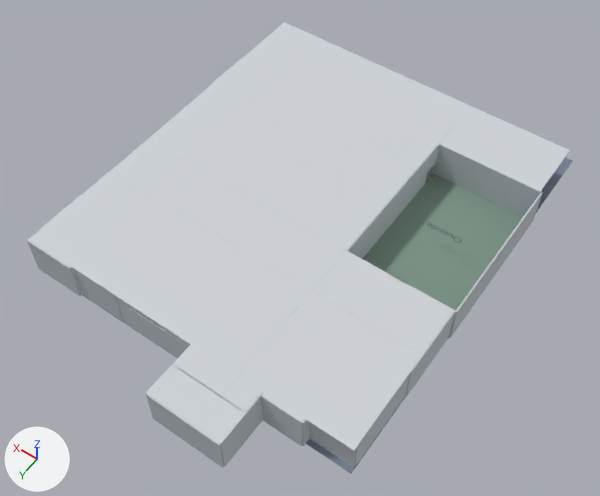
The Blender file assets.blend, before and after one commit.
Before and after are seen from a 50 mm camera at (-20.6, 45.4, 82.2) aimed at (16.7, -6.7, 0.3). Lighting does not change. The marker at lower left points along +X, +Y and +Z. The picture after the commit comes second.

The scene before the commit, as lines of its bpy script (objects in view):
```python
me_cafeteria___north_wall_mesh = bpy.data.meshes.new('Cafeteria - North Wall Mesh')
me_cafeteria___north_wall_mesh.from_pydata(...)  # a box spanning x 30.8..37.8, y -0.11..0.11, z 0.14..5.64
me_cafeteria___north_wall_mesh.materials.append(mat_walls___blue_gray_plaster)  # light grey #c4cad0
me_interior_roof_shell_mesh_001 = bpy.data.meshes.new('Interior roof shell mesh.001')
me_interior_roof_shell_mesh_001.from_pydata(...)  # 7712 vertices, 5784 faces; spans x -4.7..40.9, y -36.4..17.1, z 5.5..5.7
me_interior_roof_shell_mesh_001.materials.append(mat_ceilings___warm_light_gray)  # light grey #d0d4d8
me_outside___east_wall_mesh_001 = bpy.data.meshes.new('Outside - East Wall Mesh.001')
me_outside___east_wall_mesh_001.from_pydata(...)  # 16 vertices, 12 faces; spans x 9.5..9.7, y -27.8..-6.1, z 0.1..5.6
me_outside___east_wall_mesh_001.materials.append(mat_walls___blue_gray_plaster)  # light grey #c4cad0
ob_cafeteria___north_wall = bpy.data.objects.new('Cafeteria - North Wall', me_cafeteria___north_wall_mesh)
ob_cafeteria___north_wall.parent = ob_cafeteria_floor
ob_cafeteria___north_wall.location = (0.0, 0.0, 0.0)
ob_interior_roof_shell = bpy.data.objects.new('Interior Roof Shell', me_interior_roof_shell_mesh_001)
ob_interior_roof_shell.location = (0.0, 0.0, 0.0)
ob_outside___east_wall = bpy.data.objects.new('Outside - East Wall', me_outside___east_wall_mesh_001)
ob_outside___east_wall.parent = ob_outside_floor
ob_outside___east_wall.matrix_parent_inverse = Matrix(((0.454, 0.0, 0.0, 7.839), (0.0, 0.592, 0.0, -14.17), (0.0, 0.0, 0.933, 0.0), (0.0, 0.0, 0.0, 1.0)))
ob_outside___east_wall.location = (0.0, 0.0, 0.0)
# also in view: 'Gym - West Wall' at (-4.7, -1.4, 2.9); 'School - North Exterior Wall' at (21.6, 12.5, 2.8); 'Storage Closet - North Wall' at (3.7, 14.5, 2.9); 'School Site Floor - circulation' at (18.0, -13.3, 0.1); 'Outside - South Wall' at (2.3, -27.8, 2.9)
```
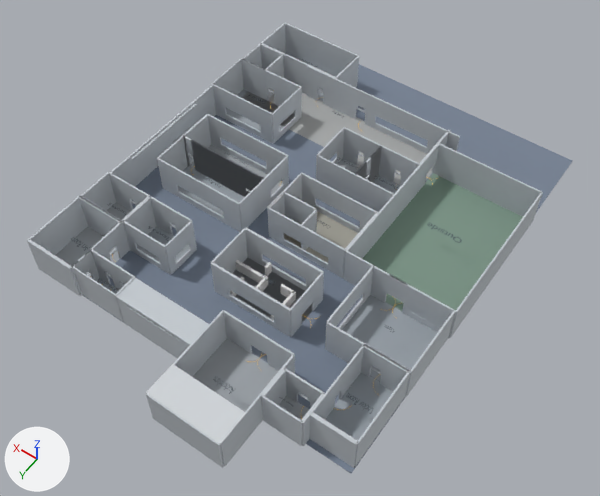
Patch to the scene script:
```diff
--- a/assets.blend.py
+++ b/assets.blend.py
@@ ob_interior_roof_shell @@
 ob_interior_roof_shell.location = (0.0, 0.0, 0.0)
+ob_interior_roof_shell.hide_set(True)
@@ ob_library_maze_wall_03 @@
+ob_library_maze_wall_03 = bpy.data.objects.new('Library Maze Wall 03', me_library_maze_wall_03_mesh)  # a box spanning x -0.18..0.18, y -1.37..1.37, z -0.82..0.82; in mat_library_maze_placeholder_tan (white #e7e7e7)
+ob_library_maze_wall_03.parent = ob_library_floor
+ob_library_maze_wall_03.location = (17.63, -1.447, 0.963)
+ob_library_maze_wall_03.scale = (1.0, 0.326, 1.0)
@@ ob_library_maze_wall_02 @@
+ob_library_maze_wall_02 = bpy.data.objects.new('Library Maze Wall 02', me_library_maze_wall_02_mesh)  # a box spanning x -2.02..2.02, y -0.18..0.18, z -0.82..0.82; in mat_library_maze_placeholder_tan (white #e7e7e7)
+ob_library_maze_wall_02.parent = ob_library_floor
+ob_library_maze_wall_02.location = (13.62, -0.0152, 0.963)
+ob_library_maze_wall_02.scale = (0.49, 1.0, 1.0)
@@ ob_library_maze_wall_01 @@
+ob_library_maze_wall_01 = bpy.data.objects.new('Library Maze Wall 01', me_library_maze_wall_01_mesh)  # a box spanning x -0.18..0.18, y -1.91..1.91, z -0.82..0.82; in mat_library_maze_placeholder_tan (white #e7e7e7)
+ob_library_maze_wall_01.parent = ob_library_floor
+ob_library_maze_wall_01.location = (12.78, 2.054, 0.963)
+ob_library_maze_wall_01.scale = (1.0, 1.16, 1.0)
@@ ob_library_floor_003 @@
+ob_library_floor_003 = bpy.data.objects.new('Library Floor.003', me_library_floor_mesh_003)  # a box spanning x 13.6..24.8, y -9.8..-5.0, z 0.12..0.14; in mat_room_floor___slate_003 (grey #a4aaaf)
+ob_library_floor_003.location = (-3.5, 10.9, 0.0)
+ob_library_floor_003.scale = (1.0, 1.32, 1.0)
@@ ob_library_maze_wall_04_001 @@
+ob_library_maze_wall_04_001 = bpy.data.objects.new('Library Maze Wall 04.001', me_library_maze_wall_04_mesh_001)  # a box spanning x -1.34..1.34, y -0.18..0.18, z -0.82..0.82; in mat_library_maze_placeholder_tan_003 (white #e7e7e7)
+ob_library_maze_wall_04_001.parent = ob_library_floor_003
+ob_library_maze_wall_04_001.location = (18.98, 0.262, 0.963)
+ob_library_maze_wall_04_001.scale = (1.59, 1.0, 1.0)
@@ ob_library_maze_wall_03_002 @@
+ob_library_maze_wall_03_002 = bpy.data.objects.new('Library Maze Wall 03.002', me_library_maze_wall_03_mesh_002)  # a box spanning x -0.18..0.18, y -1.37..1.37, z -0.82..0.82; in mat_library_maze_placeholder_tan_002 (white #e7e7e7)
+ob_library_maze_wall_03_002.parent = ob_library_floor_002
+ob_library_maze_wall_03_002.location = (16.72, 1.351, 0.963)
@@ ob_library_floor_002 @@
+ob_library_floor_002 = bpy.data.objects.new('Library Floor.002', me_library_floor_mesh_002)  # a box spanning x 13.6..24.8, y -9.8..-5.0, z 0.12..0.14; in mat_room_floor___slate_002 (grey #a4aaaf)
+ob_library_floor_002.location = (-3.5, 10.9, 0.0)
+ob_library_floor_002.scale = (1.0, 1.32, 1.0)
```

Where the change shows, as pixel boxes [x1, y1, x2, y2] in the pictures (600 x 496 px):
'Interior Roof Shell', hidden: before [29, 22, 570, 451]
'Library Floor.003', added: after [232, 257, 312, 323]
'Library Maze Wall 04.001', added: after [236, 260, 265, 283]
'Library Maze Wall 01', added: after [271, 291, 296, 320]
'Library Maze Wall 02', added: after [280, 284, 295, 297]
'Library Maze Wall 03.002', added: after [255, 276, 268, 292]
'Library Maze Wall 03', added: after [265, 262, 272, 276]
'School Site Floor - circulation', unchanged, uncovered by the edit: before [84, 157, 572, 473]; after [84, 64, 572, 473]
'School - North Exterior Wall', unchanged, uncovered by the edit: before [115, 296, 190, 359]; after [115, 278, 209, 359]
'Gym Floor', unchanged, uncovered by the edit: after [342, 295, 438, 381]
'Lobby - South Wall', unchanged, uncovered by the edit: after [307, 66, 460, 154]
